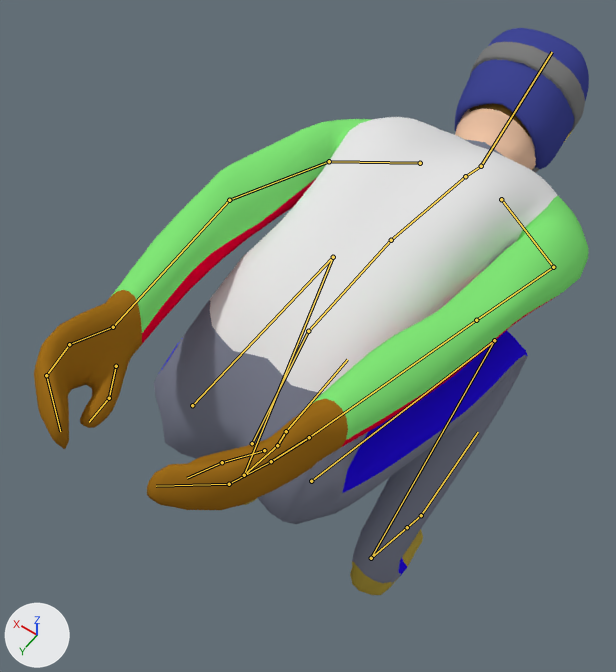
What one commit did to the Blender file Assets/Models/Characters/jumper.blend.
Rendered twice from a 50 mm lens placed at (-0.364, 0.506, 1.332), pointed at (0.077, -0.111, 0.361). Lighting does not change. The marker at lower left points along +X, +Y and +Z. Both versions are drawn at frame 12 of the action 'Inrun'; the numbers are the values there. The bones that bend it are drawn over the model as lines.

The first picture shows 'Cube', 'Goggles', 'Helmet'.
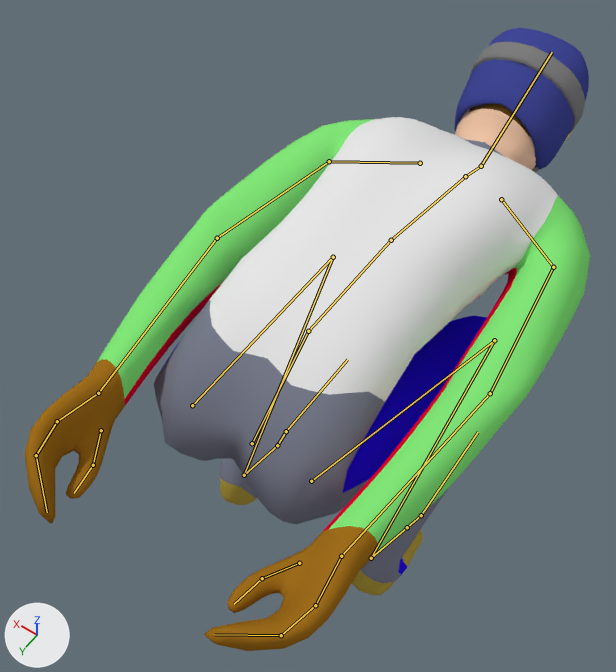
Changed parts and their boxes (x1, y1, x2, y2) in the pictures (616 x 672 px):
```json
{"object": "Cube", "change": "posed", "before": [34, 103, 588, 595], "after": [25, 103, 590, 651], "on screen": "11% taller"}
{"bone": "Upper Arm.L", "before": "(329, 161) to (229, 200)", "after": "(329, 161) to (217, 238)"}
{"bone": "Upper Arm.R", "before": "(553, 267) to (476, 320)", "after": "(553, 267) to (490, 393)"}
```

Edits to the scene script, one JSON object a line:
```json
{"block": "bone_upper_arm_l", "where": "bone_upper_arm_l = bpy.data.objects['Armature'].pose.bones['Upper Arm.L']  # child of 'Shoulder.L'"}
{"op": "set", "path": "bone_upper_arm_l.rotation_quaternion", "old": "(0.97, -0.02, 0.142, -0.197)", "new": "(0.981, 0.085, 0.042, -0.17)", "note": "degrees (-6, 16, -24) -> degrees (9, 6, -19)"}
{"block": "bone_upper_arm_r", "where": "bone_upper_arm_r = bpy.data.objects['Armature'].pose.bones['Upper Arm.R']  # child of 'Shoulder.R'"}
{"op": "set", "path": "bone_upper_arm_r.rotation_quaternion", "old": "(0.97, -0.037, -0.126, 0.206)", "new": "(0.941, 0.14, -0.296, 0.081)", "note": "degrees (-7, -13, 25) -> degrees (15, -35, 5)"}
```
